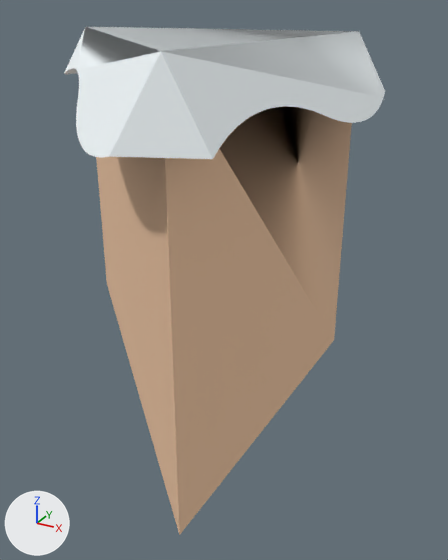
What one commit did to the OBJ model Assets/LevelAssets/Models/OBJ format/blockSnowCornerLarge.obj.
Both versions are drawn from a 50 mm lens placed at (1.081, -1.353, 1.062), pointed at (0.287, 0.09, 0.341). The lights are fixed; the arrows at lower left show +X, +Y and +Z. Where no turn or scale is listed for an object, it has been applied to the vertices.

In view in the first picture: 'blockSnowCornerLarge'.
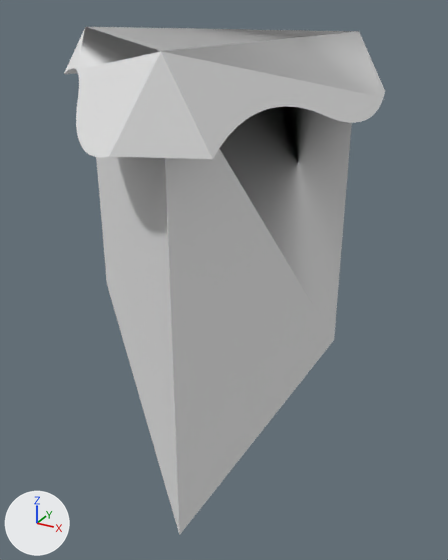
Changed parts and their boxes (x1, y1, x2, y2) in the pictures (448 x 560 px):
```json
{"object": "blockSnowCornerLarge", "change": "recoloured", "before": [64, 27, 385, 535], "after": [64, 27, 385, 535]}
```

The change, as JSON lines over the scene's bpy script:
```json
{"op": "set", "path": "mat_snow.base_color", "old": "(0.92, 0.979, 1.0)", "new": "(0.8, 0.8, 0.8)", "note": "white #f6fdff -> white #e7e7e7"}
{"op": "set", "path": "mat_dirt.base_color", "old": "(0.878, 0.576, 0.373)", "new": "(0.8, 0.8, 0.8)", "note": "beige #f1c8a4 -> white #e7e7e7"}
```
